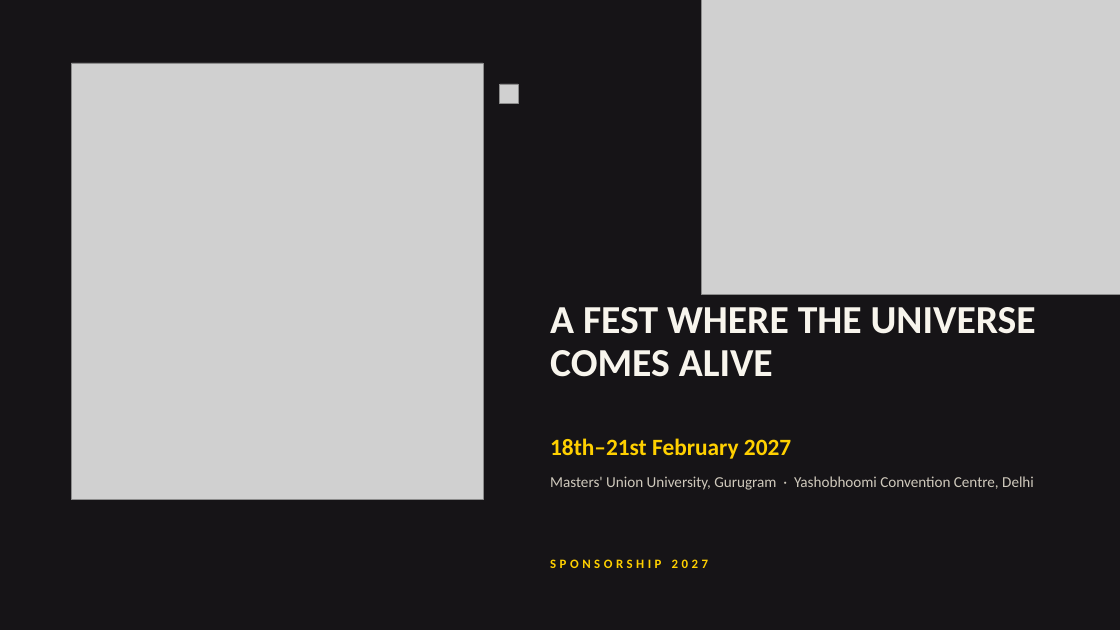
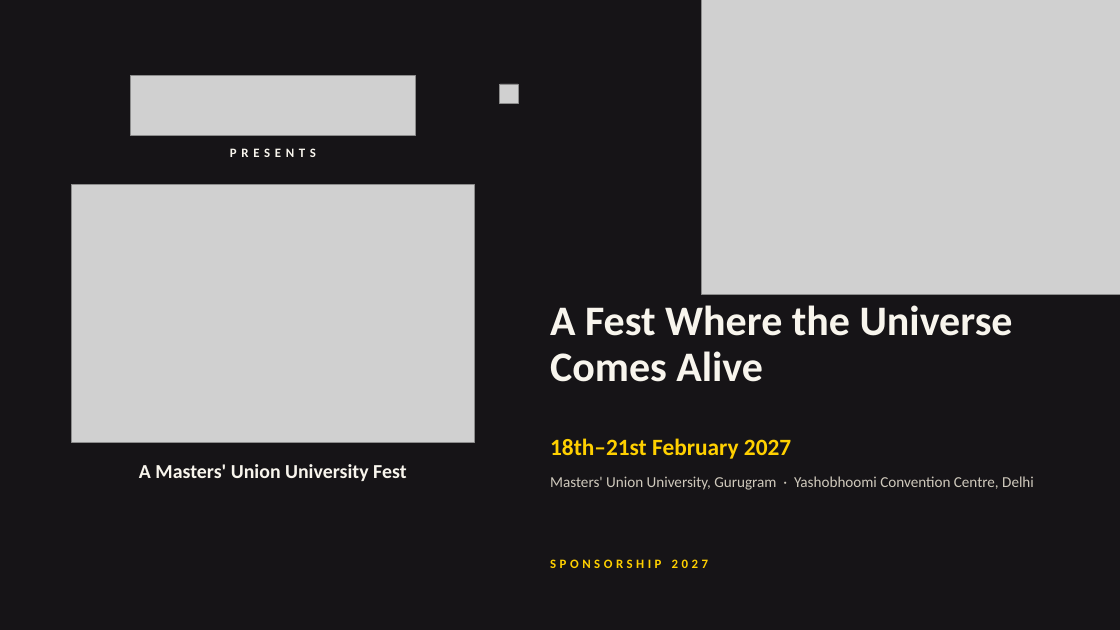
Before and after one commit to adityamittal2103/milkywayspons, a slide deck: slide 1 of deck/Milky-Way-Sponsorship-2027.pptx. Drawn at 1120x630 pixels with LibreOffice and Linux fonts; fonts in the diff are those of the drawing; grey boxes stand for pictures; background and template pictures are left out. Boxes give left, top, right and bottom in pixels: in the first picture for what was removed or moved away, otherwise in the second. Text is boxed around its words. In the diff, an @@ line names an element or a change of style, - is before the commit and + after.

```diff
--- a/deck/Milky-Way-Sponsorship-2027.pptx
+++ b/deck/Milky-Way-Sponsorship-2027.pptx
@@ picture added at (130,76,416,135) @@
@@ text added at (230,148,316,157), 11 pt, text #F8F5ED, bold @@
+PRESENTS
@@ picture: place and size @@
-picture at (71,63,483,500)
+picture at (71,185,475,443)
@@ text at (550,305,1013,382): text changed; size 34 to 36 pt @@
-A FEST WHERE THE UNIVERSE COMES ALIVE
+A Fest Where the Universe Comes Alive
@@ text added at (139,464,406,481), 17 pt, text #F8F5ED, bold @@
+A Masters' Union University Fest
```
Also in this commit, not shown: 14 other slides changed, 1 slide added, 2 slides removed, 30 other files.
